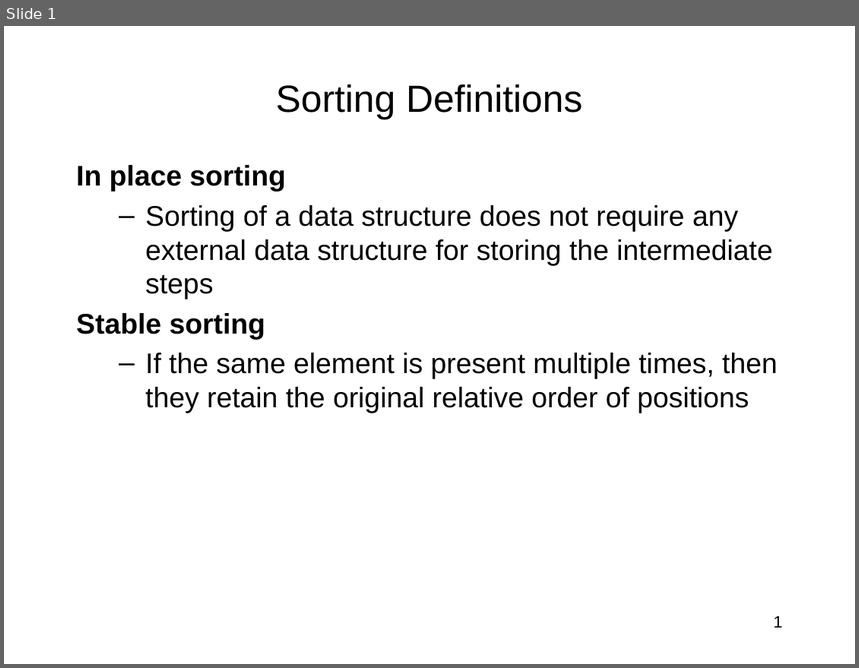
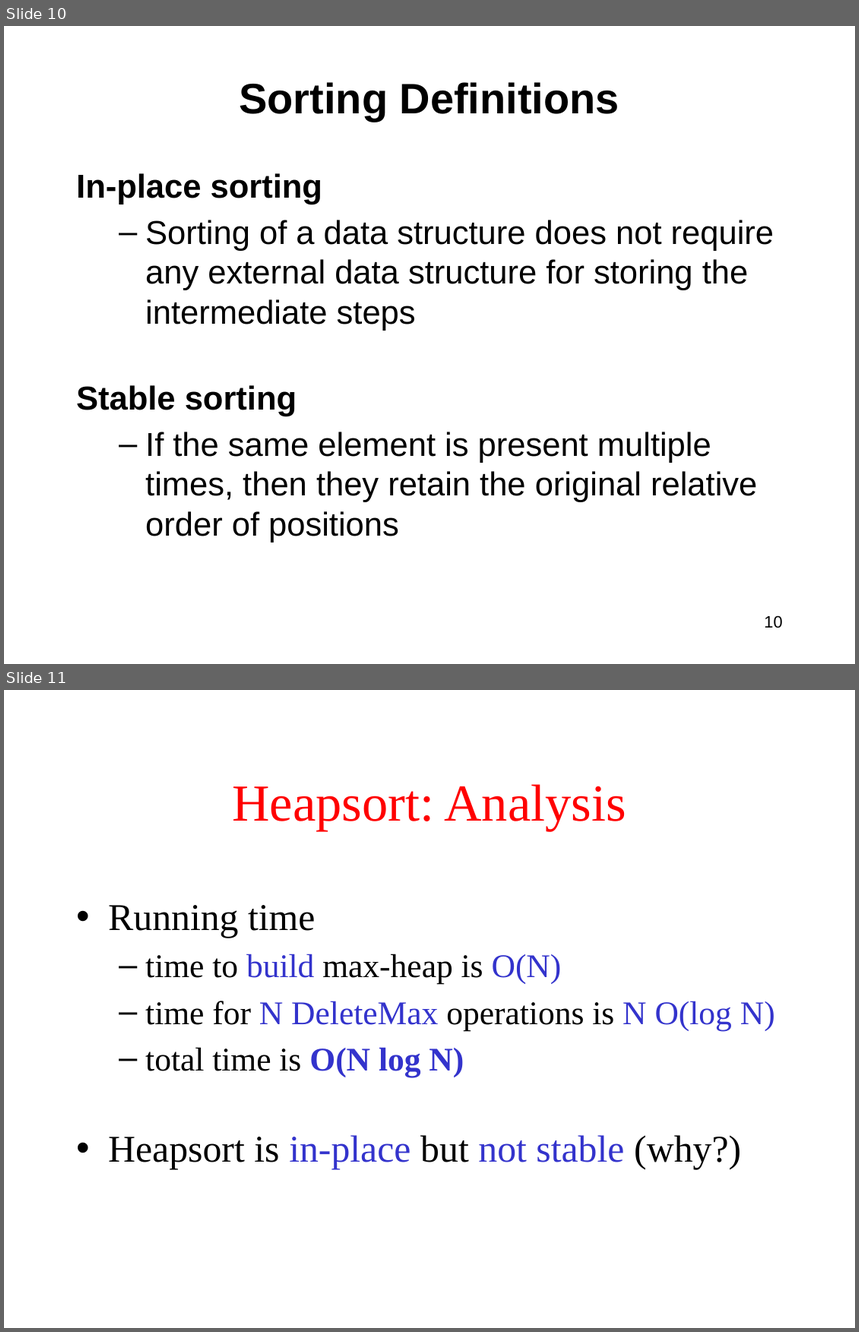
Before and after one commit to Cy-FairCS/cs3, a slide deck: u08c_heaps/notes/_b.heapSort.pptx. Shown one above the other, each under a label of ours: slide 1 before the commit, slides 10 and 11 after it. The pictures are 859x668 and 859x1332 pixels, drawn with LibreOffice and Linux fonts; fonts in the diff are those of the drawing. Boxes give left, top, right and bottom in pixels: in the first picture for what was removed or moved away, otherwise in the second. Text is boxed around its words. In the diff, an @@ line names an element or a change of style, - is before the commit and + after.

```diff
--- a/u08c_heaps/notes/_b.heapSort.pptx
+++ b/u08c_heaps/notes/_b.heapSort.pptx
@@ slide 11 added at bbox=[4, 690, 855, 1328], background #FFFFFF @@
@@ title added at bbox=[232, 784, 626, 831], 44 pt, text #FF0000 @@
+Heapsort: Analysis
@@ text added at bbox=[108, 905, 775, 1170], 28 pt, text #000000 @@
+• Running time
+  – time to build max-heap is O(N)
+  – time for N DeleteMax operations is N O(log N)
+  – total time is O(N log N)
+• Heapsort is in-place but not stable (why?)
@@ what was slide 1 is now slide 10 @@
@@ slide 10 changed as well @@
@@ title "Sorting Definitions" at bbox=[240, 82, 620, 121]: size 32 to 36 pt, bold on @@
@@ text "In-place sorting": place and size @@
-text "In-place sorting" at bbox=[76, 165, 778, 413]
+text "In-place sorting" at bbox=[76, 173, 774, 543]
@@ text at bbox=[76, 173, 322, 205]: text changed; size 24 to 28 pt @@
-In place sorting
+In-place sorting
@@ text at bbox=[76, 220, 774, 543]: size 24 to 28 pt @@
@@ page number at bbox=[764, 616, 782, 629]: text changed @@
-1
+10
```
Also in this commit, not shown: 1 other slide changed, 10 other slides added, 25 slides removed, 2 other files.
